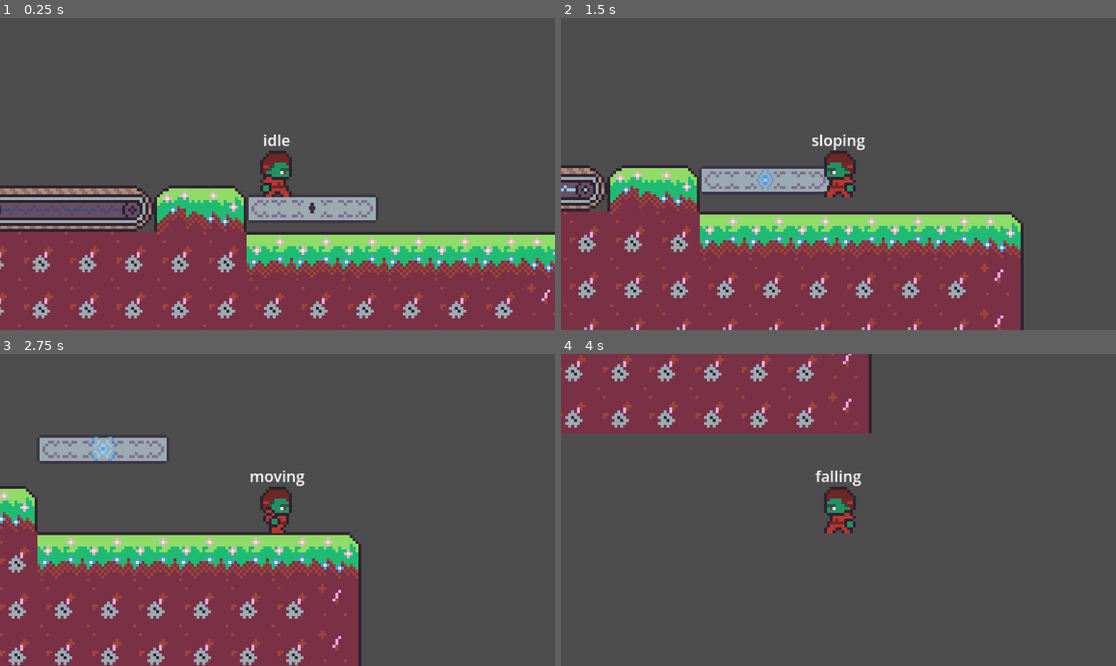
Above: before the commit, frames 1-4 (two rows, left to right).
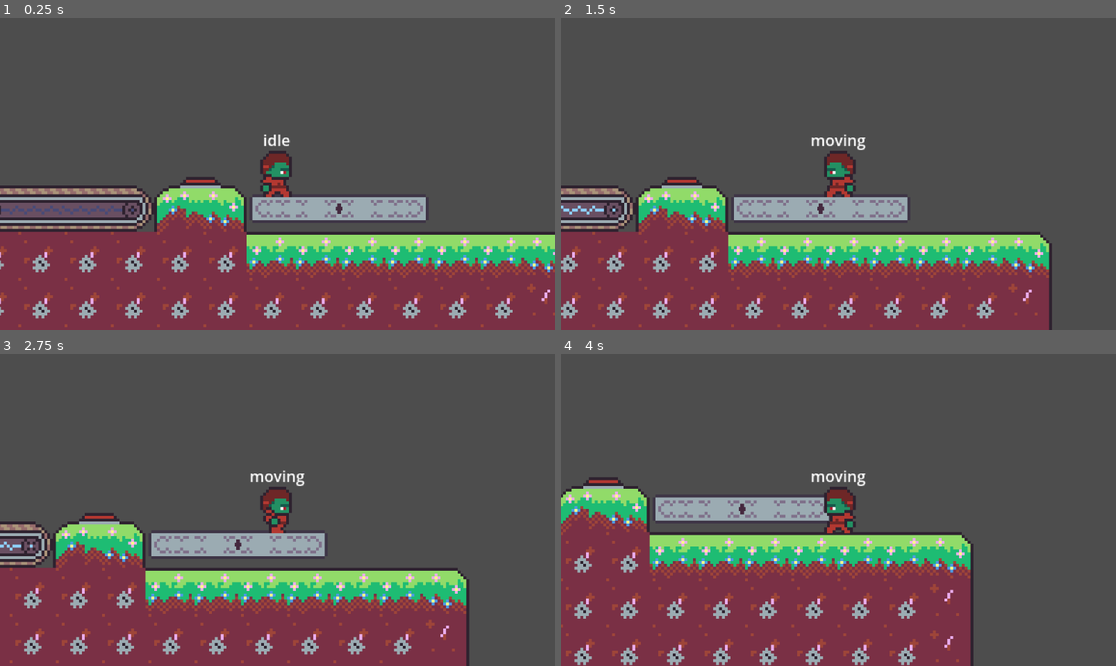
Above: after the commit, the same moments.

Repository: Hergorn/Ruin-Delver
Game: Godot game, scene res://Scenes/main_map.tscn
Two runs of this game, one before a commit and one after it. Both use one fixed random seed, a clock stepped at 60 frames per second and the inputs below. The project has no main scene, so this scene is started directly.
Inputs:
- Up to frame 1 (0.25 s): no input
- Up to frame 2 (1.5 s): tap Enter at 0.5 s; hold D (RIGHT) 0.53-1.28 s; tap E (INTERACT) at 0.6, 1.35 s; hold A (LEFT) from 1.28 s (still down)
- Up to frame 3 (2.75 s): release A (LEFT) at 2.03 s; hold D (RIGHT) from 2.03 s (still down); tap E (INTERACT) at 2.1 s
- Up to frame 4 (4 s): tap E (INTERACT) at 2.85, 3.6 s; release D (RIGHT) at 3.53 s; hold A (LEFT) from 3.53 s (still down)

The runs differ from the first frame. In frame 1, 1.4% of the frame differs, in the area x 32-77%, y 51-65%; in frame 2, 24%; in frame 3, 25%; in frame 4, 51%, in the area x 0-75%, y 0-100%.

Commit message:
platforms working. buttons WIP

Diff:
--- /dev/null
+++ b/Scenes/button.tscn
@@ -0,0 +1,50 @@
+[gd_scene format=3 uid="uid://bgal7qtj7o3ox"]
+
+[ext_resource type="Script" uid="uid://bpk8fhxwpqde8" path="res://Scripts/button.gd" id="1_0kpiu"]
+[ext_resource type="Texture2D" uid="uid://c0vvh2bw4fe8" path="res://ASSETS/Tilesets/Knopf_Schalter.png" id="1_1cmwl"]
+
+[sub_resource type="AtlasTexture" id="AtlasTexture_xl62i"]
+atlas = ExtResource("1_1cmwl")
+region = Rect2(48, 0, 48, 48)
+
+[sub_resource type="AtlasTexture" id="AtlasTexture_8i5pr"]
+atlas = ExtResource("1_1cmwl")
+region = Rect2(0, 0, 48, 48)
+
+[sub_resource type="RectangleShape2D" id="RectangleShape2D_8i5pr"]
+size = Vector2(42, 3)
+
+[sub_resource type="RectangleShape2D" id="RectangleShape2D_xl62i"]
+size = Vector2(34, 7.5)
+
+[node name="button" type="Node2D" unique_id=687189488]
+script = ExtResource("1_0kpiu")
+
+[node name="buttonTop" type="AnimatableBody2D" parent="." unique_id=1640937435]
+position = Vector2(0, -24)
+
+[node name="bTSprite" type="Sprite2D" parent="buttonTop" unique_id=1884953871]
+texture = SubResource("AtlasTexture_xl62i")
+
+[node name="CollisionPolygon2D" type="CollisionPolygon2D" parent="buttonTop" unique_id=1981264281]
+polygon = PackedVector2Array(-21, 21, -15, 15, 15, 15, 21, 21)
+
+[node name="buttonGround" type="StaticBody2D" parent="." unique_id=1770021499]
+position = Vector2(0, -24)
+
+[node name="bGSprite" type="Sprite2D" parent="buttonGround" unique_id=1415092960]
+texture = SubResource("AtlasTexture_8i5pr")
+
+[node name="CollisionShape2D" type="CollisionShape2D" parent="buttonGround" unique_id=1304305169]
+position = Vector2(0, 22.5)
+shape = SubResource("RectangleShape2D_8i5pr")
+
+[node name="playerArea" type="Area2D" parent="." unique_id=465840218]
+position = Vector2(0, -25)
+
+[node name="CollisionShape2D" type="CollisionShape2D" parent="playerArea" unique_id=134327284]
+position = Vector2(0, 17.25)
+shape = SubResource("RectangleShape2D_xl62i")
+
+[connection signal="body_entered" from="playerArea" to="." method="_on_player_area_body_entered"]
+[connection signal="body_exited" from="playerArea" to="." method="_on_player_area_body_exited"]
--- a/Scenes/main_map.tscn
+++ b/Scenes/main_map.tscn
@@ -9,7 +9,8 @@
 [ext_resource type="PackedScene" uid="uid://cj02x1g43ik03" path="res://Scenes/conveyor.tscn" id="5_o0jjj"]
 [ext_resource type="PackedScene" uid="uid://dn2pac8ej6fo2" path="res://Scenes/canon.tscn" id="6_uxcei"]
 [ext_resource type="PackedScene" uid="uid://dltocjjww6vgv" path="res://Scenes/laser_door.tscn" id="7_a15nj"]
-[ext_resource type="PackedScene" uid="uid://coq0qpvwhj22p" path="res://Scenes/moveable_platform.tscn" id="8_4yy1u"]
+[ext_resource type="PackedScene" uid="uid://d0id4buvq3ou1" path="res://Scenes/plattform.tscn" id="8_4yy1u"]
+[ext_resource type="PackedScene" uid="uid://bgal7qtj7o3ox" path="res://Scenes/button.tscn" id="9_eiwau"]
 
 [node name="MainMap" type="Node2D" unique_id=820204691]
 
@@ -57,15 +58,19 @@
 id = 1
 needsSwitch = true
 
-[node name="moveable_platform" parent="MapHolder/Map/Interactables" unique_id=545023247 instance=ExtResource("8_4yy1u")]
-position = Vector2(1085, 94)
-length = 3
+[node name="Plattform" parent="MapHolder/Map/Interactables" unique_id=1646352546 instance=ExtResource("8_4yy1u")]
+position = Vector2(1089, 94)
+isOn = false
 needsSwitch = true
-id = 1
-pathLength = 4
+id = 2
+duration = 4.0
+direction = "up"
+
+[node name="button" parent="MapHolder/Map/Interactables" unique_id=687189488 instance=ExtResource("9_eiwau")]
+position = Vector2(1017, 73)
 
 [node name="Player" parent="MapHolder/Map" unique_id=383691327 instance=ExtResource("2_k5tye")]
-position = Vector2(944, -32)
+position = Vector2(944, -24)
 slide_on_ceiling = false
 safe_margin = 0.001
 pushForce = 40
--- a/Scenes/moveable_platform.tscn
+++ /dev/null
@@ -1,92 +0,0 @@
-[gd_scene format=3 uid="uid://coq0qpvwhj22p"]
-
-[ext_resource type="Texture2D" uid="uid://bet45iexm0fre" path="res://ASSETS/Tilesets/Platforms.png" id="1_ieq6h"]
-[ext_resource type="Script" uid="uid://bvd7na16m15xc" path="res://Scripts/moveable_platform.gd" id="1_n246d"]
-
-[sub_resource type="Curve2D" id="Curve2D_n246d"]
-
-[sub_resource type="AtlasTexture" id="AtlasTexture_n246d"]
-atlas = ExtResource("1_ieq6h")
-region = Rect2(0, 0, 48, 48)
-
-[sub_resource type="RectangleShape2D" id="RectangleShape2D_ycvks"]
-size = Vector2(43, 26)
-
-[sub_resource type="AtlasTexture" id="AtlasTexture_v3sps"]
-atlas = ExtResource("1_ieq6h")
-region = Rect2(48, 0, 48, 48)
-
-[sub_resource type="RectangleShape2D" id="RectangleShape2D_xj356"]
-size = Vector2(48, 26)
-
-[sub_resource type="AtlasTexture" id="AtlasTexture_3vqvs"]
-atlas = ExtResource("1_ieq6h")
-region = Rect2(96, 0, 48, 48)
-
-[sub_resource type="RectangleShape2D" id="RectangleShape2D_iyjw6"]
-size = Vector2(43, 26)
-
-[sub_resource type="AtlasTexture" id="AtlasTexture_hgcny"]
-atlas = ExtResource("1_ieq6h")
-region = Rect2(144, 0, 48, 48)
-
-[sub_resource type="RectangleShape2D" id="RectangleShape2D_b4jbw"]
-size = Vector2(38, 26)
-
-[node name="moveable_platform" type="Path2D" unique_id=545023247]
-curve = SubResource("Curve2D_n246d")
-script = ExtResource("1_n246d")
-length = 2
-orientation = "horizontal"
-pathOrientation = "vertical"
-pathLength = 2
-speed = 0.3
-
-[node name="platformBody" type="Node2D" parent="." unique_id=245065053]
-
-[node name="PathFollow" type="PathFollow2D" parent="." unique_id=2029523150]
-rotates = false
-loop = false
-
-[node name="RemoteTransform" type="RemoteTransform2D" parent="PathFollow" unique_id=915933711]
-remote_path = NodePath("../../platformBody")
-
-[node name="hidden" type="Node2D" parent="." unique_id=846120488]
-
-[node name="firstPart" type="AnimatableBody2D" parent="hidden" unique_id=1262284529]
-
-[node name="texture" type="Sprite2D" parent="hidden/firstPart" unique_id=380552473]
-texture = SubResource("AtlasTexture_n246d")
-
-[node name="collision" type="CollisionShape2D" parent="hidden/firstPart" unique_id=1757520737]
-position = Vector2(2.5, 0)
-shape = SubResource("RectangleShape2D_ycvks")
-
-[node name="middlePart" type="AnimatableBody2D" parent="hidden" unique_id=556785482]
-position = Vector2(48, 0)
-
-[node name="texture" type="Sprite2D" parent="hidden/middlePart" unique_id=341229380]
-texture = SubResource("AtlasTexture_v3sps")
-
-[node name="collision" type="CollisionShape2D" parent="hidden/middlePart" unique_id=1239542189]
-shape = SubResource("RectangleShape2D_xj356")
-
-[node name="lastPart" type="AnimatableBody2D" parent="hidden" unique_id=1056259376]
-position = Vector2(96, 0)
-
-[node name="texture" type="Sprite2D" parent="hidden/lastPart" unique_id=1006083250]
-texture = SubResource("AtlasTexture_3vqvs")
-
-[node name="collision" type="CollisionShape2D" parent="hidden/lastPart" unique_id=1433915460]
-position = Vector2(-2.5, 0)
-shape = SubResource("RectangleShape2D_iyjw6")
-
-[node name="singlePart" type="AnimatableBody2D" parent="hidden" unique_id=1608786059]
-
-[node name="texture" type="Sprite2D" parent="hidden/singlePart" unique_id=1384713241]
-texture = SubResource("AtlasTexture_hgcny")
-
-[node name="collision" type="CollisionShape2D" parent="hidden/singlePart" unique_id=1403224502]
-shape = SubResource("RectangleShape2D_b4jbw")
-
-[node name="AnimationPlayer" type="AnimationPlayer" parent="." unique_id=1423955563]
--- /dev/null
+++ b/Scenes/plattform.tscn
@@ -0,0 +1,79 @@
+[gd_scene format=3 uid="uid://d0id4buvq3ou1"]
+
+[ext_resource type="Script" uid="uid://b7af8h2vkr7gh" path="res://Scripts/plattform.gd" id="1_gheqw"]
+[ext_resource type="Texture2D" uid="uid://bet45iexm0fre" path="res://ASSETS/Tilesets/Platforms.png" id="1_wxcdd"]
+
+[sub_resource type="AtlasTexture" id="AtlasTexture_xegxw"]
+atlas = ExtResource("1_wxcdd")
+region = Rect2(0, 0, 48, 48)
+
+[sub_resource type="RectangleShape2D" id="RectangleShape2D_q8c06"]
+size = Vector2(43, 26)
+
+[sub_resource type="AtlasTexture" id="AtlasTexture_ur8wv"]
+atlas = ExtResource("1_wxcdd")
+region = Rect2(48, 0, 48, 48)
+
+[sub_resource type="RectangleShape2D" id="RectangleShape2D_68vam"]
+size = Vector2(48, 26)
+
+[sub_resource type="AtlasTexture" id="AtlasTexture_kmjg4"]
+atlas = ExtResource("1_wxcdd")
+region = Rect2(96, 0, 48, 48)
+
+[sub_resource type="RectangleShape2D" id="RectangleShape2D_mbsdg"]
+size = Vector2(43, 26)
+
+[sub_resource type="AtlasTexture" id="AtlasTexture_kurux"]
+atlas = ExtResource("1_wxcdd")
+region = Rect2(144, 0, 48, 48)
+
+[sub_resource type="RectangleShape2D" id="RectangleShape2D_a8upe"]
+size = Vector2(38, 26)
+
+[node name="Plattform" type="Node2D" unique_id=1646352546]
+script = ExtResource("1_gheqw")
+isOn = true
+length = 4
+orientation = "horizontal"
+pathLength = 3
+
+[node name="hidden" type="Node2D" parent="." unique_id=1361172089]
+
+[node name="firstPart" type="AnimatableBody2D" parent="hidden" unique_id=457929550]
+
+[node name="texture" type="Sprite2D" parent="hidden/firstPart" unique_id=1822631605]
+texture = SubResource("AtlasTexture_xegxw")
+
+[node name="collision" type="CollisionShape2D" parent="hidden/firstPart" unique_id=827983758]
+position = Vector2(2.5, 0)
+shape = SubResource("RectangleShape2D_q8c06")
+
+[node name="middlePart" type="AnimatableBody2D" parent="hidden" unique_id=220878183]
+position = Vector2(48, 0)
+
+[node name="texture" type="Sprite2D" parent="hidden/middlePart" unique_id=1646220882]
+texture = SubResource("AtlasTexture_ur8wv")
+
+[node name="collision" type="CollisionShape2D" parent="hidden/middlePart" unique_id=1086715195]
+shape = SubResource("RectangleShape2D_68vam")
+
+[node name="lastPart" type="AnimatableBody2D" parent="hidden" unique_id=1974845726]
+position = Vector2(96, 0)
+
+[node name="texture" type="Sprite2D" parent="hidden/lastPart" unique_id=671339160]
+texture = SubResource("AtlasTexture_kmjg4")
+
+[node name="collision" type="CollisionShape2D" parent="hidden/lastPart" unique_id=1913949395]
+position = Vector2(-2.5, 0)
+shape = SubResource("RectangleShape2D_mbsdg")
+
+[node name="singlePart" type="AnimatableBody2D" parent="hidden" unique_id=1649120209]
+
+[node name="texture" type="Sprite2D" parent="hidden/singlePart" unique_id=564000569]
+texture = SubResource("AtlasTexture_kurux")
+
+[node name="collision" type="CollisionShape2D" parent="hidden/singlePart" unique_id=1564705396]
+shape = SubResource("RectangleShape2D_a8upe")
+
+[node name="platformBody" type="Node2D" parent="." unique_id=952937436]
--- /dev/null
+++ b/Scripts/button.gd
@@ -0,0 +1,43 @@
+extends Node2D
+
+@export var id : int
+
+@onready var pressed : bool
+@onready var bodies : Array[Node2D]
+@onready var previousState : bool
+@onready var button : AnimatableBody2D = $buttonTop
+
+
+func _ready() -> void:
+	pressed = false
+	previousState = false
+
+func _process(delta: float) -> void:
+	if previousState != pressed:
+		var tween : Tween = get_tree().create_tween().set_process_mode(Tween.TWEEN_PROCESS_PHYSICS)
+		tween.set_parallel(false)
+		match pressed:
+			true: tween.tween_property(button, "position", Vector2(button.position.x , button.position.y + 6), 6)
+			false: tween.tween_property(button, "position", Vector2(button.position.x , button.position.y - 6), 6)
+		previousState = pressed
+
+func _on_player_area_body_entered(body: Node2D) -> void:
+	if body.is_in_group("player") or body.is_in_group("moveable"):
+		bodies.append(body)
+		MechanismConnector.onlineMechanisms.append(id)
+		pressed = true
+
+
+func _on_player_area_body_exited(body: Node2D) -> void:
+	if checkBody(body) == true:
+		var id = bodies.find(body,0)
+		bodies.remove_at(0)
+	if bodies == []:
+		if MechanismConnector.checkStatus(id) == true:
+			MechanismConnector.deleteID(id)
+			pressed = false
+
+func checkBody(body : Node2D):
+	for object in bodies:
+		if body == object: return true
+	return false
--- a/Scripts/moveable_platform.gd
+++ /dev/null
@@ -1,92 +0,0 @@
-extends Node2D
-
-@export var isOn : bool
-@export var length : int
-@export_enum("vertical", "horizontal") var orientation : String
-@export var needsSwitch : bool
-@export var id : int
-@export_enum("vertical", "horizontal") var pathOrientation : String
-@export var pathLength : int
-@export var customPath : bool
-@export var speed : float
-
-@onready var hide : Node2D = $hidden
-@onready var platformBody : Node2D = $platformBody
-@onready var firstPart : StaticBody2D = $hidden/firstPart
-@onready var middlePart : StaticBody2D = $hidden/middlePart
-@onready var lastPart : StaticBody2D = $hidden/lastPart
-@onready var singlePart : StaticBody2D = $hidden/singlePart
-@onready var pathfollow : PathFollow2D = $PathFollow
-@onready var forwardDirection = 1
-@onready var path : Path2D = $"."
-@onready var crystal = preload("res://Scenes/crystal.tscn").instantiate()
-@onready var idState : bool
-@onready var OnSpeed : float
-
-func _ready() -> void:
-	hide.visible = false
-	for child in hide.get_children():
-		child.position.x = 0
-		child.position.y = 0
-	aufbau()
-	if customPath == false: createPath()
-	if needsSwitch == true:
-		crystal.position = Vector2(length * 24 - 24, 0)
-		crystal.id = id
-		crystal.scale = Vector2(0.6, 0.6)
-		platformBody.add_child(crystal)
-		idState = MechanismConnector.checkStatus(id)
-	OnSpeed = speed
-
-func aufbau():
-	if length == 0: length = 1
-	var newPart : StaticBody2D
-	match length:
-		1:
-			newPart = singlePart.duplicate()
-			setPartPosition(newPart, 0)
-			platformBody.add_child(newPart)
-		_:
-			for i in length:
-				var currentPart : int = length - i
-				match currentPart:
-					length: newPart =  firstPart.duplicate()
-					1: newPart =  lastPart.duplicate()
-					_: newPart =  middlePart.duplicate()
-				setPartPosition(newPart, i)
-				platformBody.add_child(newPart)
-
-func setPartPosition(part : StaticBody2D, i : int):
-	match orientation:
-		"horizontal": part.position = Vector2 (i * 48, 0)
-		"vertical":
-			part.position = Vector2(0, i * 48)
-			part.rotation = deg_to_rad(90.0)
-
-func _process(delta: float) -> void:
-	var checkState : bool = MechanismConnector.checkStatus(id)
-	if idState != checkState:
-		idState = checkState
-		toggleOn()
-	match isOn:
-		true: speed = OnSpeed
-		false: speed = 0.0
-
-func _physics_process(delta: float) -> void:
-	pathfollow.progress_ratio += speed * delta * forwardDirection
-
-	if forwardDirection == 1 and pathfollow.progress_ratio == 1:
-		forwardDirection = -1
-	elif forwardDirection == -1 and pathfollow.progress_ratio == 0:
-		forwardDirection = 1
-
-func createPath():
-	for i in pathLength:
-		match pathOrientation:
-			"horizontal":  path.curve.add_point(Vector2(i*48,0))
-			"vertical": path.curve.add_point(Vector2(0,i*-48))
-
-func toggleOn():
-	match isOn:
-		true: isOn = false
-		false: isOn = true
--- /dev/null
+++ b/Scripts/plattform.gd
@@ -0,0 +1,126 @@
+extends Node2D
+
+@export var isOn : bool
+@export var length : int
+@export_enum("vertical", "horizontal") var orientation : String
+@export var needsSwitch : bool
+@export var id : int
+@export var pathLength : int
+@export var duration : float
+@export_enum("left","right","up","down") var direction : String
+
+@onready var hide : Node2D = $hidden
+@onready var platformBody : Node2D = $platformBody
+@onready var firstPart : StaticBody2D = $hidden/firstPart
+@onready var middlePart : StaticBody2D = $hidden/middlePart
+@onready var lastPart : StaticBody2D = $hidden/lastPart
+@onready var singlePart : StaticBody2D = $hidden/singlePart
+@onready var crystal = preload("res://Scenes/crystal.tscn").instantiate()
+@onready var idState : bool
+@onready var tweens : Array[Tween]
+@onready var originPositions : Array[Vector2]
+
+func _ready() -> void:
+	hide.visible = false
+	for child in hide.get_children():
+		child.position.x = 0
+		child.position.y = 0
+	aufbau()
+	for child in hide.get_children():
+		hide.remove_child(child)
+		child.queue_free()
+	if needsSwitch == true:
+		crystal.position = Vector2(length * 24 - 24, 0)
+		crystal.id = id
+		crystal.scale = Vector2(0.6, 0.6)
+		platformBody.add_child(crystal)
+		idState = MechanismConnector.checkStatus(id)
+	if isOn == true: checkTween()
+
+func aufbau():
+	if length == 0: length = 1
+	var newPart : StaticBody2D
+	match length:
+		1:
+			newPart = singlePart.duplicate()
+			setPartPosition(newPart, 0)
+			platformBody.add_child(newPart)
+		_:
+			for i in length:
+				var currentPart : int = length - i
+				match currentPart:
+					length: newPart =  firstPart.duplicate()
+					1: newPart =  lastPart.duplicate()
+					_: newPart =  middlePart.duplicate()
+				setPartPosition(newPart, i)
+				platformBody.add_child(newPart)
+
+func setPartPosition(part : StaticBody2D, i : int):
+	match orientation:
+		"horizontal": part.position = Vector2 (i * 48, 0)
+		"vertical":
+			part.position = Vector2(0, i * 48)
+			part.rotation = deg_to_rad(90.0)
+
+func toggleOn():
+	match isOn:
+		true: isOn = false
+		false: isOn = true
+
+func tweenPlatform():
+	var offset : float = pathLength * 48
+	if direction == "left" or direction == "up": offset = 0 - offset
+	if direction == "up" or direction == "down":
+		for child in platformBody.get_children():
+			var originY = child.position.y
+			var tween : Tween
+			tween = get_tree().create_tween().set_process_mode(Tween.TWEEN_PROCESS_PHYSICS)
+			tween.set_loops().set_parallel(false)
+			tween.tween_property(child, "position", Vector2(child.position.x , originY + offset), duration / 2)
+			tween.tween_property(child, "position", Vector2(child.position.x , originY), duration / 2)
+			tweens.append(tween)
+			originPositions.append(Vector2(child.position.x , originY))
+	elif direction == "right" or direction == "left":
+		for child in platformBody.get_children():
+			var originX = child.position.x
+			var tween : Tween
+			tween = get_tree().create_tween().set_process_mode(Tween.TWEEN_PROCESS_PHYSICS)
+			tween.set_loops().set_parallel(false)
+			tween.tween_property(child, "position", Vector2(originX + offset , child.position.y), duration / 2)
+			tween.tween_property(child, "position", Vector2(originX , child.position.y), duration / 2)
+			tweens.append(tween)
+			originPositions.append(Vector2(originX, child.position.y))
+
+func _physics_process(delta: float) -> void:
+	var checkState : bool = MechanismConnector.checkStatus(id)
+	if idState != checkState:
+		idState = checkState
+		toggleOn()
+		checkTween()
+	for child in platformBody.get_children(): child.global_position = child.global_position
+
+func checkTween():
+	match isOn:
+		true: tweenPlatform()
+		false:
+			await reverseTweens()
+			clearTweens()
+
+func reverseTweens():
+	for tween in tweens: tween.kill()
+	tweens = []
+	var i : int = 0
+	for child in platformBody.get_children():
+		var tween : Tween
+		tween = get_tree().create_tween().set_process_mode(Tween.TWEEN_PROCESS_PHYSICS)
+		tween.set_parallel(false)
+		tween.tween_property(child, "position", originPositions[i], duration / 2)
+		i = i + 1
+		tweens.append(tween)
+	await tweens[0].finished
+
+func clearTweens():
+	if platformBody.get_child(0).position == originPositions[0]:
+		tweens = []
+		originPositions = []
+	else: print("ERROR IN TWEEN AND AWAIT PARSING")
--- a/Scripts/player.gd
+++ b/Scripts/player.gd
@@ -119,6 +119,8 @@
 				destinationY = collider.position.y - 24.0
 			#wenn der rayCast oben nichts erkennt und ledge nicht zu hoch ist
 			#Das ist wichtig, weil der RayCast unten sonst auch eine Bodenkollision erkennt wenn eine Box geschoben wird
+			print(destinationY)
+			print(position.y)
 			if groundCollision == true and abs(collisionHight) < 5.0:
 				position.y = destinationY
 				groundCollision = false
--- a/project.godot
+++ b/project.godot
@@ -15,7 +15,7 @@
 [application]
 
 config/name="Ruin Delver"
-config/features=PackedStringArray("4.6", "GL Compatibility")
+config/features=PackedStringArray("4.7", "GL Compatibility")
 config/icon="res://icon.svg"
 
 [autoload]
Binary file added: ASSETS/Tilesets/Knopf_Schalter.png
Not shown, added: ASSETS/Tilesets/Knopf_Schalter.png.import
Not shown, added: Scripts/button.gd.uid
Not shown, removed: Scripts/moveable_platform.gd.uid
Not shown, added: Scripts/plattform.gd.uid
